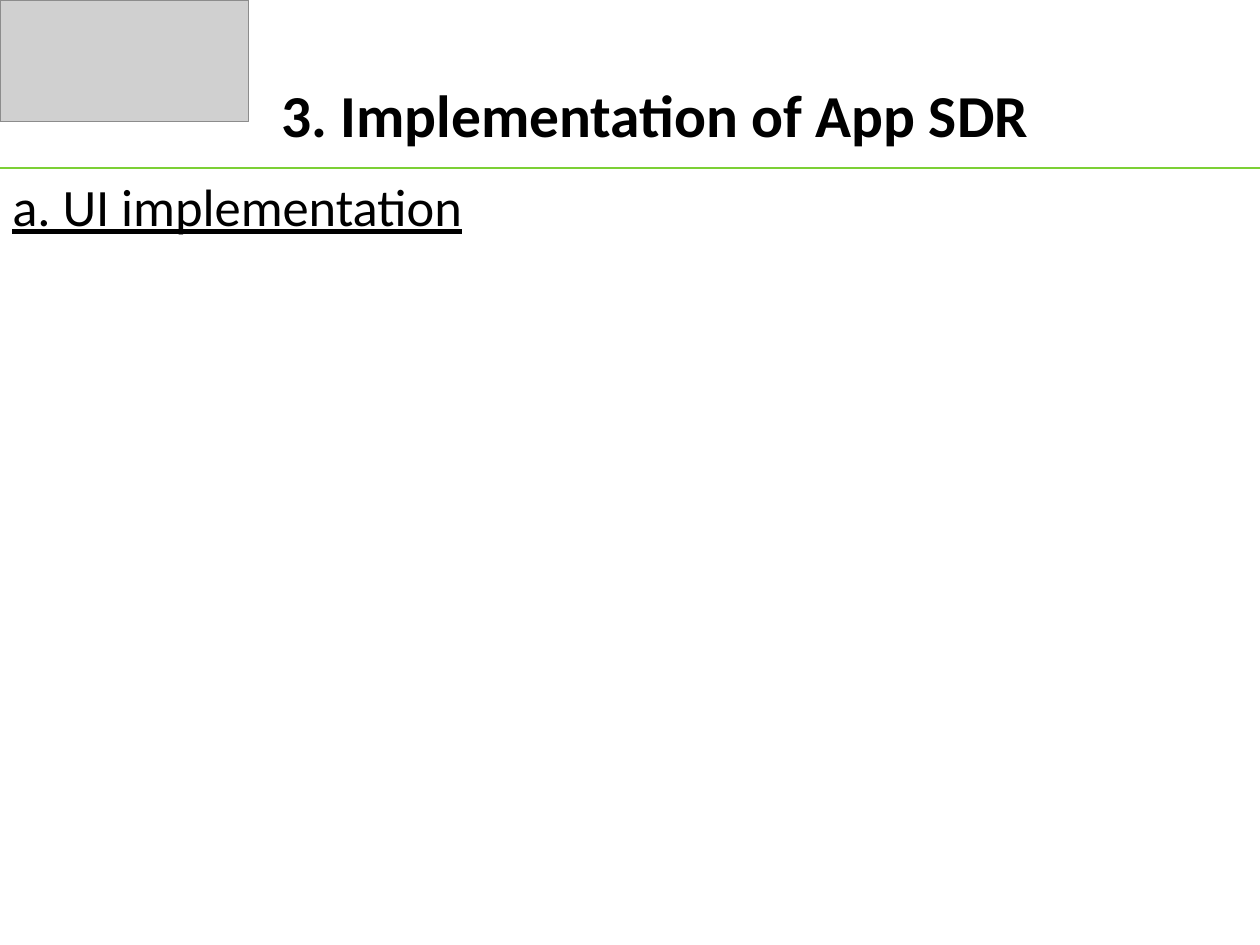
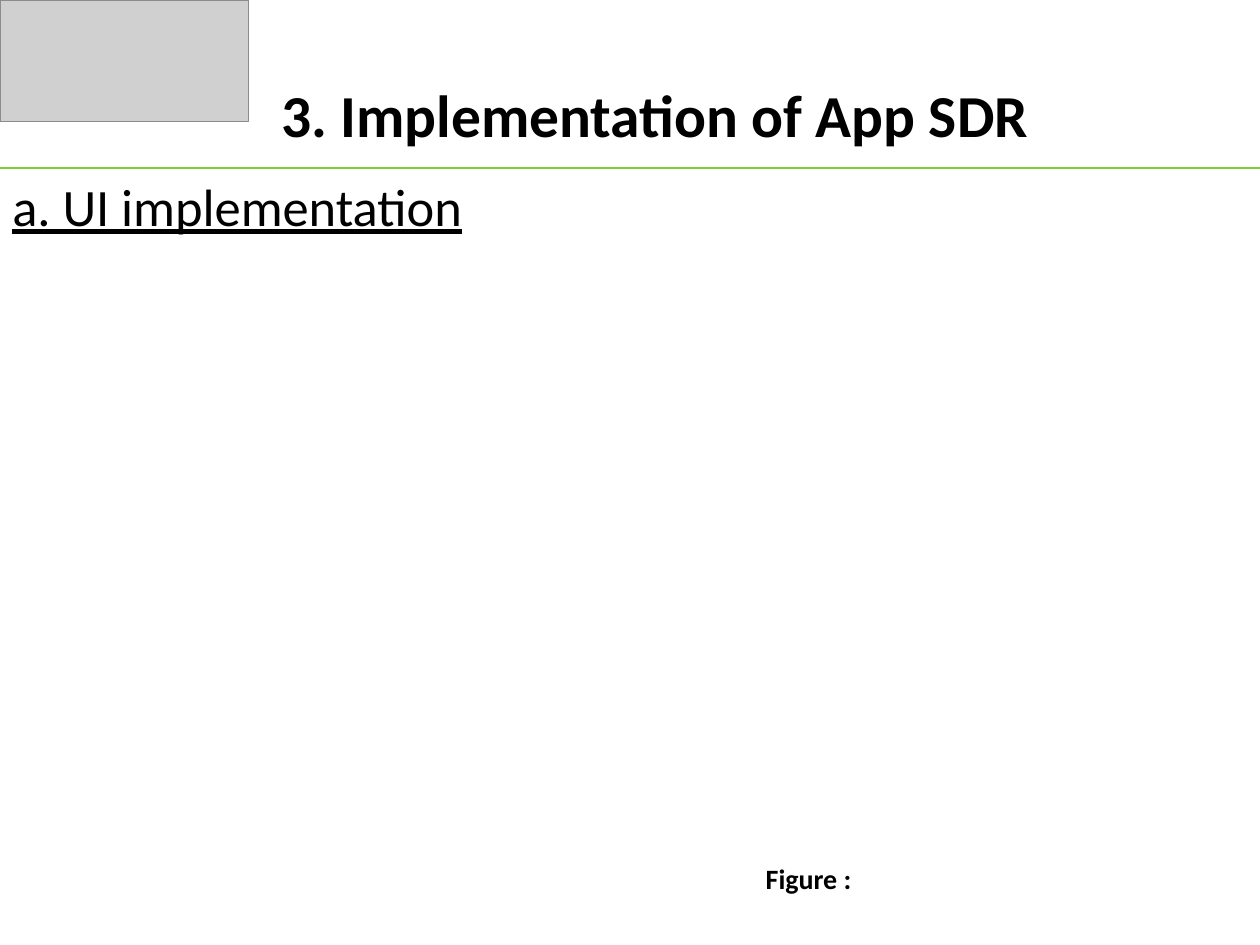
Before and after one commit to tongngocminhanh/MAUI_App_SDR, a slide deck: slide 7 of MySEProject/Documentation/ML22-23-8 Implement the SDR representation in the MAUI application.pptx (slide 5 before the commit). Drawn at 1260x945 pixels with LibreOffice and Linux fonts; fonts in the diff are those of the drawing; grey boxes stand for pictures. Boxes give left, top, right and bottom in pixels: in the first picture for what was removed or moved away, otherwise in the second. Text is boxed around its words. In the diff, an @@ line names an element or a change of style, - is before the commit and + after.

```diff
--- a/MySEProject/Documentation/ML22-23-8 Implement the SDR representation in the MAUI application.pptx
+++ b/MySEProject/Documentation/ML22-23-8 Implement the SDR representation in the MAUI application.pptx
@@ text added at (x1=766, y1=869, x2=838, y2=894), 16 pt, text #000000, bold @@
+Figure :
```
Also in this commit, not shown: 7 other slides changed, 4 slides added.
